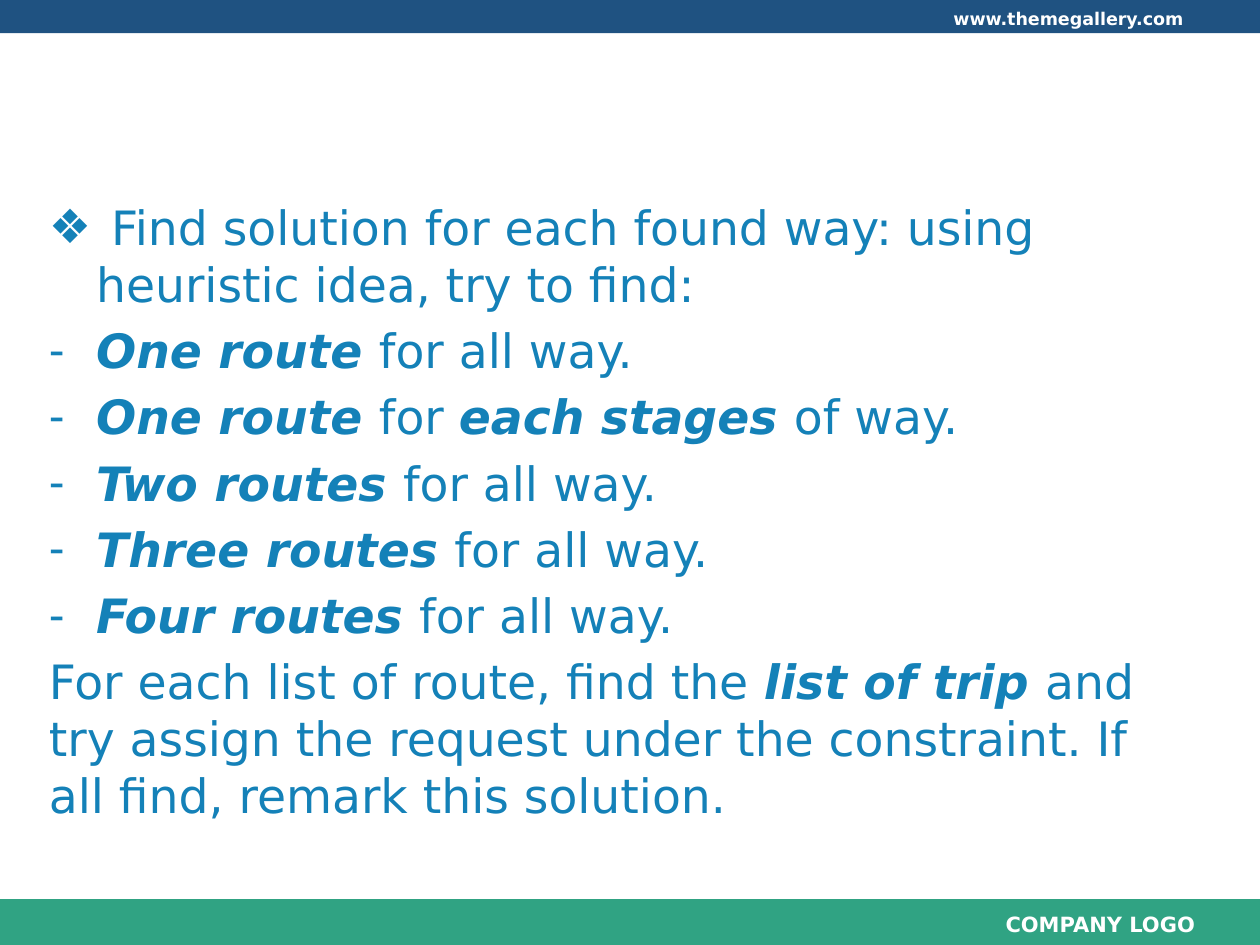
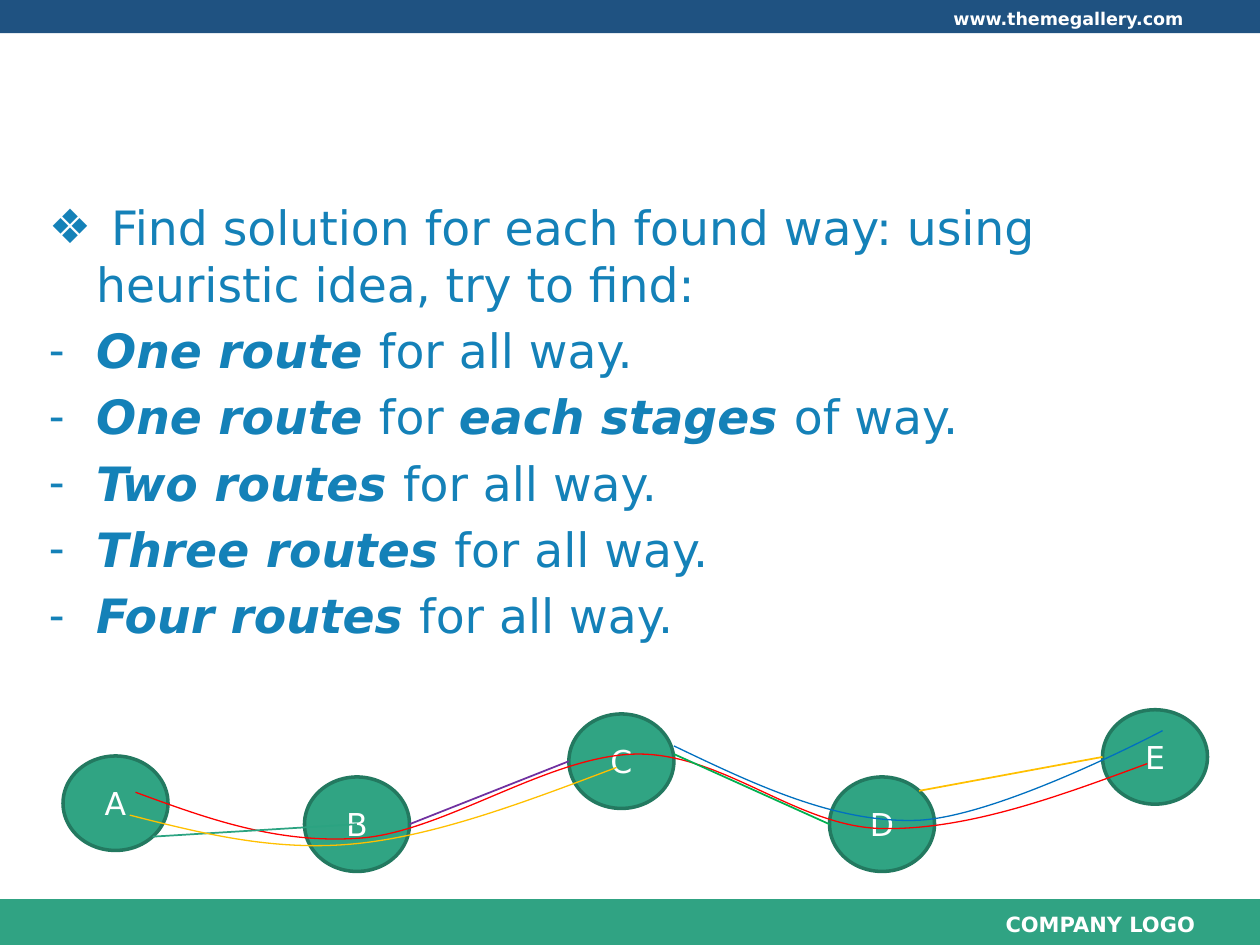
Before and after one commit to longdao2904/capstone-project-teamx, a slide deck: slide 5 of wiki/document/Algorithm description.pptx. Drawn at 1260x945 pixels with LibreOffice and Linux fonts; fonts in the diff are those of the drawing; background and template pictures are left out. Boxes give left, top, right and bottom in pixels: in the first picture for what was removed or moved away, otherwise in the second. Text is boxed around its words. In the diff, an @@ line names an element or a change of style, - is before the commit and + after.

```diff
--- a/wiki/document/Algorithm description.pptx
+++ b/wiki/document/Algorithm description.pptx
@@ text at box(49, 663, 1134, 819): paragraph removed @@
-For each list of route, find the list of trip and try assign the request under the constraint. If all find, remark this solution.
@@ ellipse added at box(570, 714, 674, 809), fill #30A483, outline #247961 2 pt, 18 pt, text #FFFFFF @@
+C
@@ ellipse added at box(1102, 709, 1207, 804), fill #30A483, outline #247961 2 pt, 18 pt, text #FFFFFF @@
+E
@@ freeform shape added at box(674, 731, 1163, 820), outline #0070C0 0.75 pt @@
@@ ellipse added at box(63, 756, 168, 850), fill #30A483, outline #247961 2 pt, 18 pt, text #FFFFFF @@
+A
@@ freeform shape added at box(130, 767, 616, 845), outline #FFC000 0.75 pt @@
@@ freeform shape added at box(136, 753, 1148, 838), outline #FF0000 0.75 pt @@
@@ ellipse added at box(305, 777, 410, 872), fill #30A483, outline #247961 2 pt, 18 pt, text #FFFFFF @@
+B
@@ line added from (410, 824) to (570, 761), #7030A0 1 pt @@
@@ line added from (674, 753) to (829, 824), #00B050 1 pt @@
@@ ellipse added at box(829, 777, 934, 872), fill #30A483, outline #247961 2 pt, 18 pt, text #FFFFFF @@
+D
@@ line added from (919, 791) to (1102, 757), #FFC000 1 pt @@
@@ line added from (152, 837) to (357, 824), #2CA381 1 pt @@
```
Also in this commit, not shown: 6 other slides changed, 1 other file.
